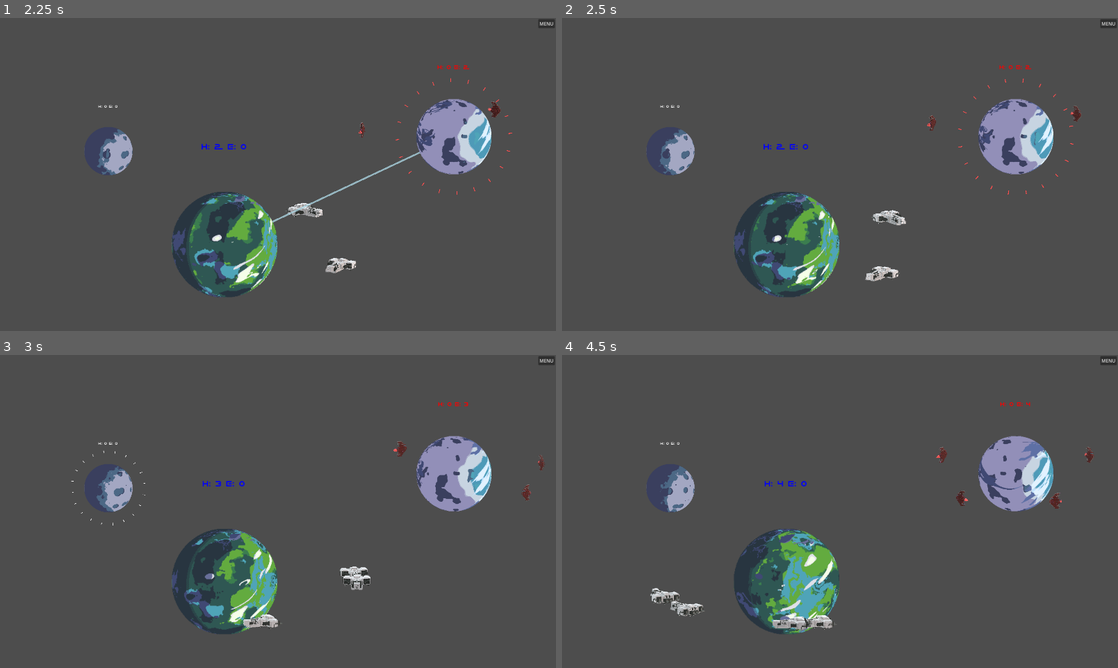
Above: before the commit, frames 1-4 (two rows, left to right).
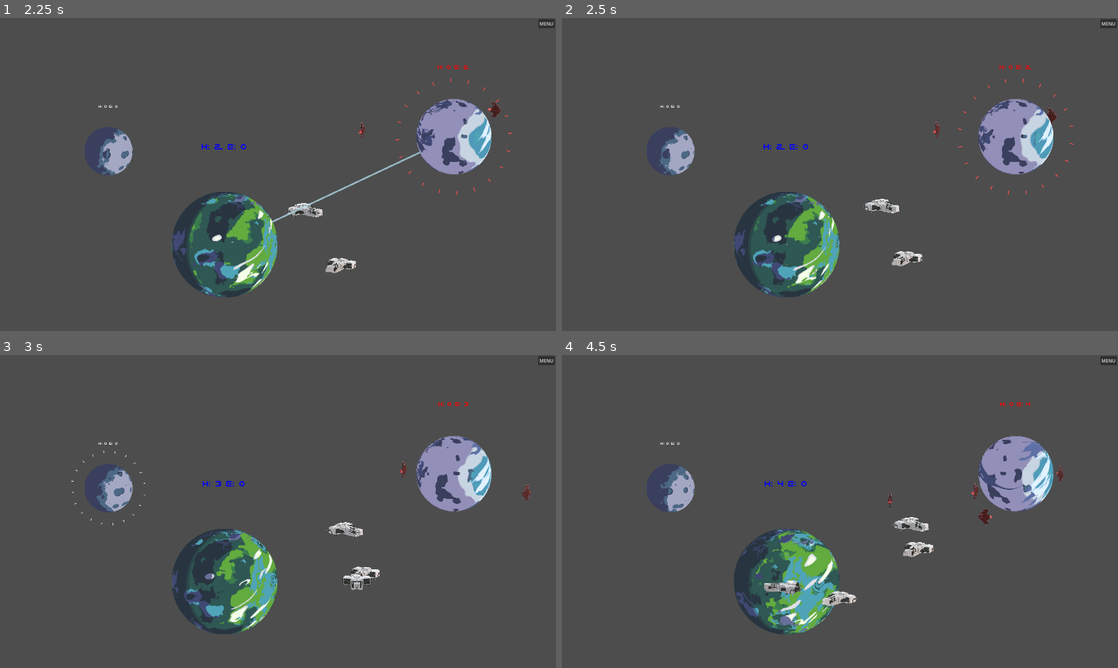
Above: after the commit, the same moments.

Repository: Alex-M-C/Game_jam_42_MIG_2025
Game: Godot game, scene res://Scenes/menu.tscn
Same seed, same stepped clock (60 frames per second), same inputs: the game is played once before the commit and once after it.
Inputs (mouse positions are in pixels of both pictures, inside the frame that each line leads up to):
- Up to frame 1 (2.25 s): click "PLAY" at 0.5 s; move the mouse to (222, 243) at 1.27 s; click (222, 243) at 1.42 s; move the mouse to (455, 136) at 2.02 s; click (455, 136) at 2.17 s
- Up to frame 2 (2.5 s): no input
- Up to frame 3 (3 s): move the mouse to (105, 486) at 2.77 s; click (105, 486) at 2.92 s
- Up to frame 4 (4.5 s): move the mouse to (812, 574) at 3.52 s; click (812, 574) at 3.67 s; move the mouse to (1006, 558) at 4.27 s; click (1006, 558) at 4.42 s

Frame 1 is identical in both runs. In frame 2, 0.8% of the frame differs, in the area x 54-94%, y 28-85%; in frame 3, 0.6%; in frame 4, 1.8%, in the area x 15-96%, y 29-89%.

Commit message:
scripts de isma

Diff:
--- a/game_jam_42_mig_2025/Scripts/game_manager.gd
+++ b/game_jam_42_mig_2025/Scripts/game_manager.gd
@@ -1,5 +1,4 @@
 extends Node2D
-
 var line : Line2D
 @export var planets : Array [Node2D] = []
 var start_position : Vector2
@@ -7,7 +6,6 @@
 var is_drawing : bool = false
 var valid_area : Area2D = null  # Última área seleccionada
 var is_over_area : bool = false  # Indica si el ratón está sobre un área válida
-
 func _ready():
 	# Crear la línea que será usada para dibujar
 	line = Line2D.new()
@@ -20,12 +18,10 @@
 		var area : Area2D = node.get_node("Area2D")  # Busca el Area2D dentro de cada nodo
 		if area:
 			areas.append(area)
-
 	for area in areas:
 		area.connect("input_event", Callable(self, "_on_area_clicked").bind(area))
 		area.connect("mouse_entered", Callable(self, "area_mouse_entered").bind(area))
 		area.connect("mouse_exited", Callable(self, "area_mouse_exited").bind(area))
-
 func _process(delta):
 	if is_drawing:
 		if not is_over_area:
@@ -33,45 +29,38 @@
 		line.clear_points()
 		line.add_point(start_position)
 		line.add_point(end_position)
-
 func _on_area_clicked(viewport, event, shape_idx, area):
 	if event is InputEventMouseButton and event.pressed and event.button_index == MOUSE_BUTTON_LEFT:
 		var area_center = area.global_position
-
 		if not is_drawing:
-			# Convertimos a coordenadas locales
 			start_position = to_local(area_center)
 			valid_area = area
 			is_drawing = true
 		elif area != valid_area:
-			# Convertimos la posición final también a local
 			end_position = to_local(area_center)
-
 			# Dibujar la línea momentáneamente
 			line.clear_points()
 			line.add_point(start_position)
 			line.add_point(end_position)
-
-			# Desaparecer la línea al instante
 			await get_tree().create_timer(0.1).timeout
 			line.clear_points()
-
-			# Reset de variables
+			# Por ejemplo, obtenemos todas las naves del planeta de origen
+			for ship in get_tree().get_nodes_in_group("spaceships"):
+				# Si la nave pertenece al planeta origen, iniciar el viaje
+				# Aquí debes determinar si la nave debe viajar y posiblemente reparentarla
+				ship.travel_to(area_center)
 			is_drawing = false
 			valid_area = null
 			is_over_area = false
-
 # La línea se mueve automáticamente al centro del área cuando el mouse entra
 func area_mouse_entered(area):
 	if is_drawing and area != valid_area:
 		end_position = to_local(area.global_position)
 		is_over_area = true
-
 # La línea vuelve a seguir el ratón si el mouse sale del área
 func area_mouse_exited(area):
 	if is_drawing and area != valid_area:
 		is_over_area = false  # Permite que el ratón controle la línea nuevamente
-
 # Si se hace clic en un área no válida, cancelar el dibujo
 # Si se hace clic fuera de un área válida, se cancela el dibujo y desaparece la línea
 func _input(event):
--- a/game_jam_42_mig_2025/Scripts/spaceship.gd
+++ b/game_jam_42_mig_2025/Scripts/spaceship.gd
@@ -1,45 +1,74 @@
 extends Node2D
-
+# Constantes para la órbita
 const ORBIT_RADIUS_X: float = 250.0  # Radio en el eje X (semi-eje mayor)
 const ORBIT_RADIUS_Y: float = 80.0   # Radio en el eje Y (semi-eje menor)
 const ORBIT_SPEED: float = 1.0       # Velocidad fija de la órbita
-const NUM_FRAMES: int = 72            # Número de frames de la nave
-
-var angle: float = 0.0    # Ángulo de la órbita
-var offset_angle: float = 0.0  # Ángulo inicial único para cada nave
-
-var spaceship_sprite: Sprite2D  # Nodo de la nave (Sprite2D)
-var spaceship_textures: Array = []  # Lista para almacenar las texturas de la nave
-
-@export var faction: int  # 1 para humanos, 2 para enemigos
-
+const NUM_FRAMES: int = 72           # Número de frames de la animación
+var angle: float = 0.0      # Ángulo acumulado de la órbita
+var offset_angle: float = 0.0  # Desfase aleatorio inicial
+var target_planet: Node = null  # Planeta destino para reanexar la nave
+var spaceship_sprite: Sprite2D       # Nodo Sprite2D de la nave
+var spaceship_textures: Array = []   # Texturas para la animación
+@export var faction: int             # 1 para humanos, 2 para enemigos
+# --- NUEVAS VARIABLES PARA EL VIAJE ---
+var is_traveling: bool = false      # Indica si la nave está en modo viaje
+var destination: Vector2            # Coordenada global destino
+@export var travel_speed: float = 200.0  # Velocidad de viaje (en píxeles por segundo)
 func _ready():
-	add_to_group("spaceships")  # Añadir la nave al grupo
-
-	offset_angle = randf() * 2 * PI  # Ángulo inicial aleatorio
-	spaceship_sprite = $Sprite2D  # Nodo Sprite2D de la nave
-
-	var parent_node = get_parent()
-
+	add_to_group("spaceships")
+	offset_angle = randf() * 2 * PI
+	spaceship_sprite = $Sprite2D
 	for i in range(NUM_FRAMES):
+		var texture_path = ""
 		if faction == 1:
-			var texture = load("res://Sprites/space_ships/human_ship/frame_" + str(i) + ".png")
-			spaceship_textures.append(texture)
+			texture_path = "res://Sprites/space_ships/human_ship/frame_" + str(i) + ".png"
 		elif faction == 2:
-			var texture = load("res://Sprites/space_ships/enemy_ship/frame_" + str(i) + ".png")
-			spaceship_textures.append(texture)
-
+			texture_path = "res://Sprites/space_ships/enemy_ship/frame_" + str(i) + ".png"
+		spaceship_textures.append(load(texture_path))
 func _process(delta):
-	var parent_node = get_parent()
-
-	if parent_node:
+	if is_traveling:
+		# Moverse linealmente hacia el destino
+		var current_pos = global_position
+		var direction = (destination - current_pos).normalized()
+		# Calcula la distancia que se moverá en este frame
+		var step = travel_speed * delta
+		if global_position.distance_to(destination) <= step:
+			global_position = destination
+			is_traveling = false
+			# Reanexar la nave al planeta destino usando la variable target_planet
+			if target_planet:
+				var current_global = global_position
+				get_parent().remove_child(self)
+				target_planet.add_child(self)
+				position = target_planet.to_local(current_global)
+				# Reinicia la órbita, si es necesario
+				angle = 0.0
+				offset_angle = randf() * 2 * PI
+				target_planet = null  # Limpiar la referencia tras reanexar
+		else:
+			global_position += direction * step
+		# Actualiza la animación (si lo deseas) usando el ángulo acumulado o incluso
+		# podrías pausar la animación de órbita durante el viaje.
+		var frame_index = int((angle + offset_angle) / (2 * PI) * NUM_FRAMES) % NUM_FRAMES
+		spaceship_sprite.texture = spaceship_textures[frame_index]
+	else:
+		# Modo órbita: se asume que la nave es hija del planeta en el que orbita
 		angle += ORBIT_SPEED * delta
 		position = Vector2(
 			ORBIT_RADIUS_X * cos(angle + offset_angle),
 			ORBIT_RADIUS_Y * sin(angle + offset_angle)
 		)
-
 		var frame_index = int((angle + offset_angle) / (2 * PI) * NUM_FRAMES) % NUM_FRAMES
 		spaceship_sprite.texture = spaceship_textures[frame_index]
-
-		z_index = parent_node.z_index + (1 if sin(angle + offset_angle) >= 0 else -1)
+		# Se ajusta el z_index según el seno (para simular profundidad)
+		z_index = get_parent().z_index + (1 if sin(angle + offset_angle) >= 0 else -1)
+# Función para iniciar el viaje hacia una posición destino
+func travel_to(dest: Vector2, new_planet: Node = null) -> void:
+	destination = dest
+	target_planet = new_planet
+	is_traveling = true
+	# Desanexa la nave del planeta actual (suponiendo que GlobalShips es un nodo para naves en tránsito)
+	var global_container = get_tree().get_root().get_node("GlobalShips")
+	if global_container:
+		get_parent().remove_child(self)
+		global_container.add_child(self)
